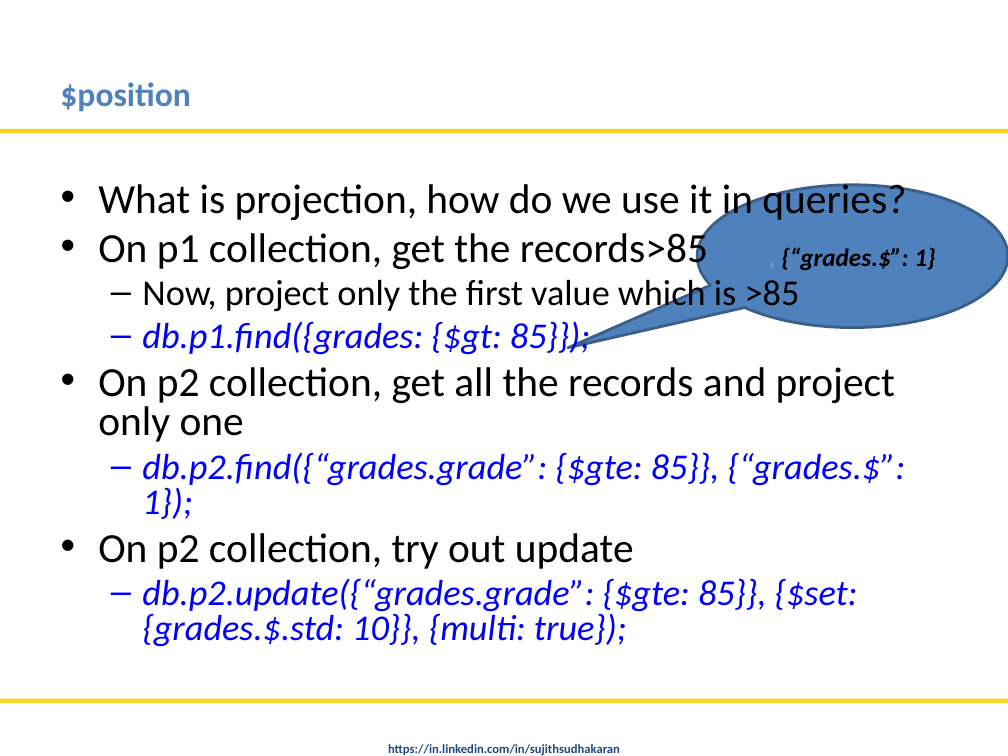
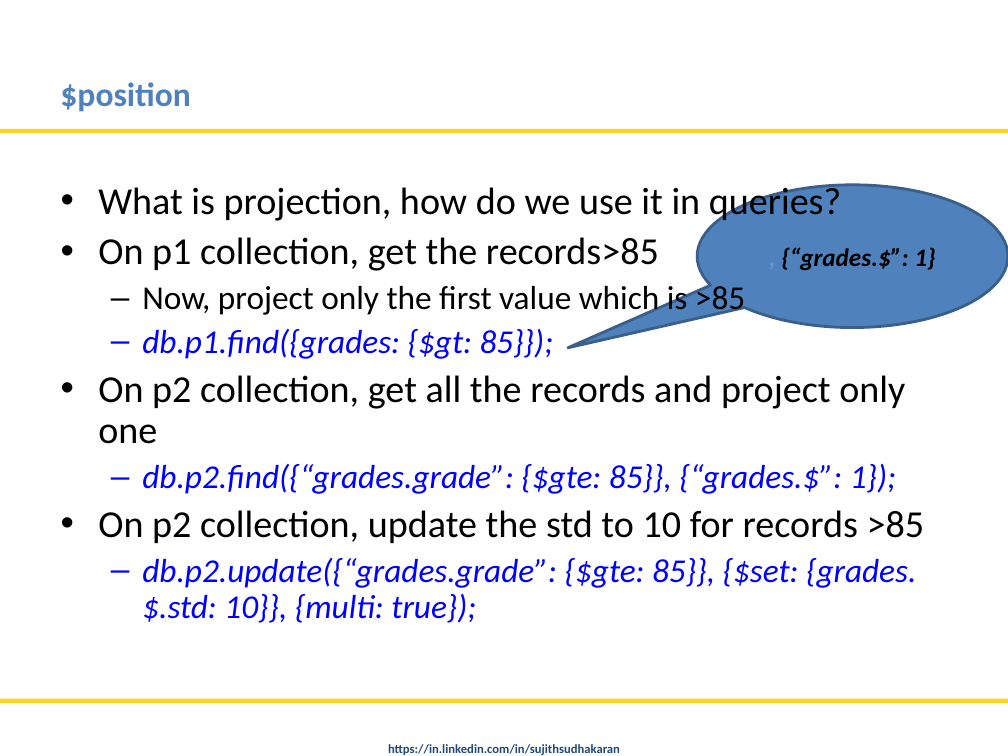
Before and after one commit to nitinmlvya/mongodb-tips-and-advfeatures, a slide deck: slide 5 of MongoDB Tips and Advance Features.odp. Drawn at 1008x756 pixels with LibreOffice and Linux fonts; fonts in the diff are those of the drawing; background and template pictures are left out. Boxes give left, top, right and bottom in pixels: in the first picture for what was removed or moved away, otherwise in the second. Text is boxed around its words. In the diff, an @@ line names an element or a change of style, - is before the commit and + after.

```diff
--- a/MongoDB Tips and Advance Features.odp
+++ b/MongoDB Tips and Advance Features.odp
@@ text at [98, 182, 916, 623]: size 29.6 to 27.2 pt in "What is projection, how do we use ...", "On p1 collection, get the records>85", "On p2 collection, get all the records ..."; size 25.9 to 23.8 pt in "Now, project only the first value which ...", "db.p1.find({grades: {$gt: 85}});", "db.p2.find({“grades.grade”: {$gte: 85}}, {“grades.$”: 1});", "db.p2.update({“grades.grade”: {$gte: 85}}, {$set: {grades.$. ..."; line spacing 0.8 to 0.9 @@
@@ text at [98, 510, 925, 543]: text changed; size 29.6 to 27.2 pt @@
-• On p2 collection, try out update
+• On p2 collection, update the std to 10 for records >85
```
Also in this commit, not shown: 4 other slides changed, 1 other file.
